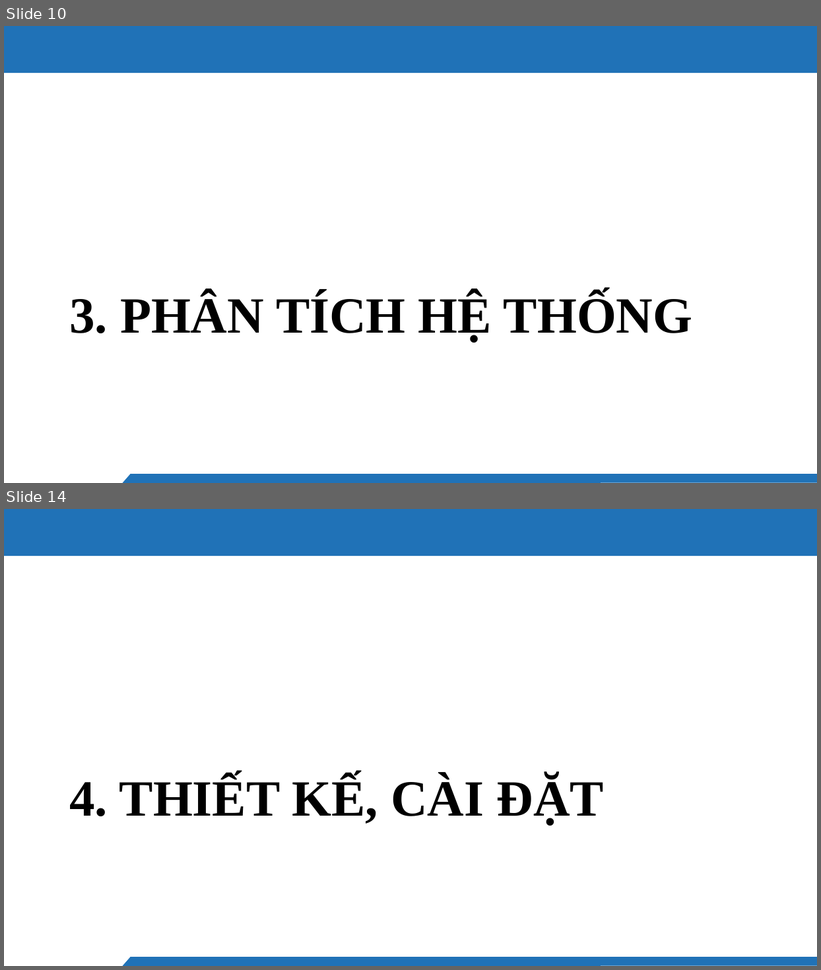
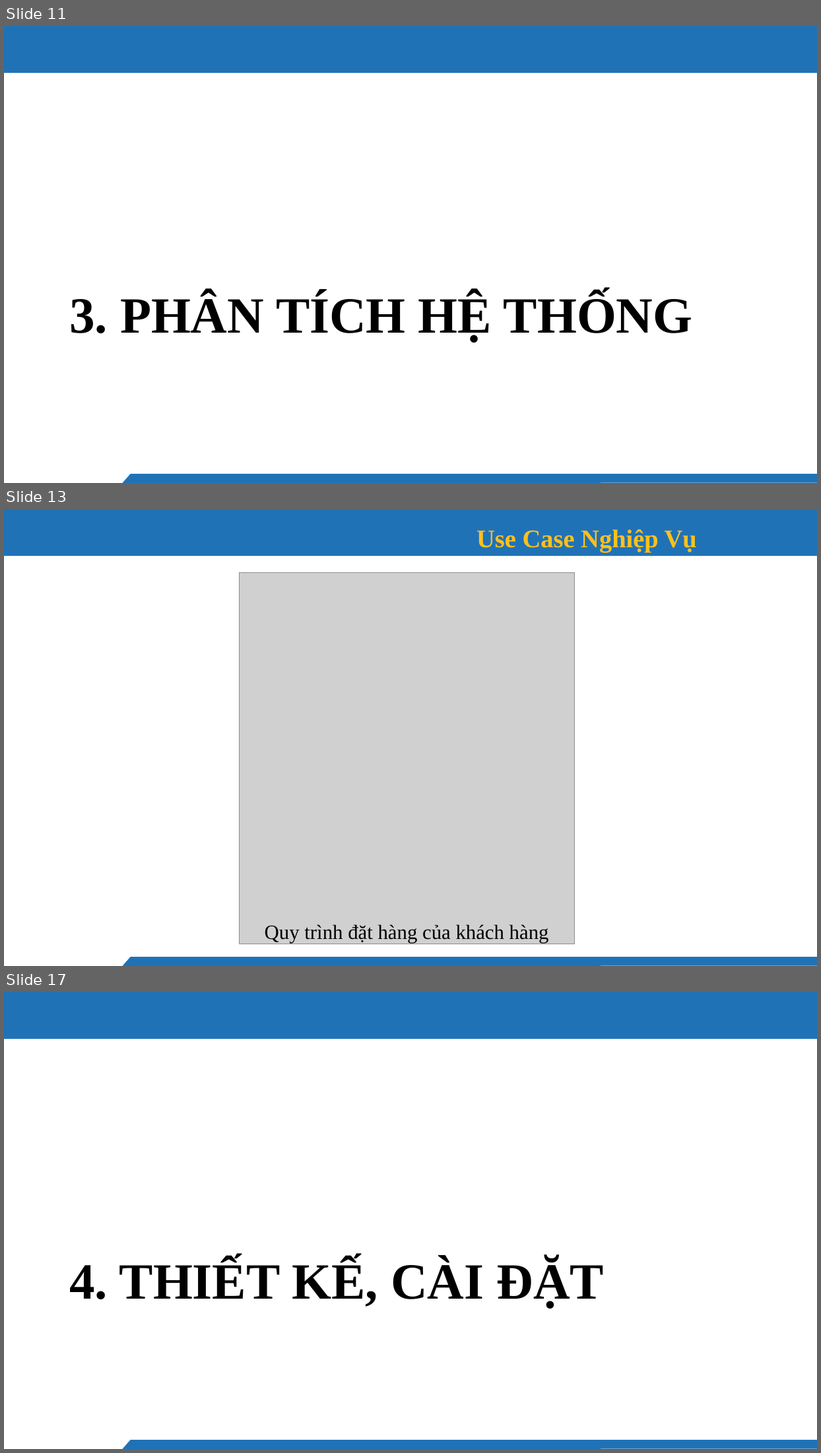
Before and after one commit to hiees-u/ProjectCuNhan-WebsiteVina-, a slide deck: PowerPoint_VINA.pptx. Shown one above the other, each under a label of ours: slides 10 and 14 before the commit, slides 11, 13 and 17 after it; the slides between them are not shown. The pictures are 821x970 and 821x1453 pixels, drawn with LibreOffice and Linux fonts; fonts in the diff are those of the drawing; grey boxes stand for pictures; background and template pictures are left out. Boxes give left, top, right and bottom in pixels: in the first picture for what was removed or moved away, otherwise in the second. Text is boxed around its words. In the diff, an @@ line names an element or a change of style, - is before the commit and + after.

```diff
--- a/PowerPoint_VINA.pptx
+++ b/PowerPoint_VINA.pptx
@@ slide 13 added at (4, 509, 817, 966), background #FFFFFF; not listed: 2 template elements that a slide beside it also shows @@
@@ title added at (477, 529, 697, 553), 30 pt, text #FEC01D, bold @@
+Use Case Nghiệp Vụ
@@ picture added at (240, 573, 574, 945) @@
@@ text added at (265, 925, 549, 944), 24 pt, text #000000 @@
+Quy trình đặt hàng của khách hàng
@@ what was slide 10 is now slide 11 @@
@@ what was slide 14 is now slide 17 @@
```
Also in this commit, not shown: 10 slides changed, 4 other slides added, 23 other files.
